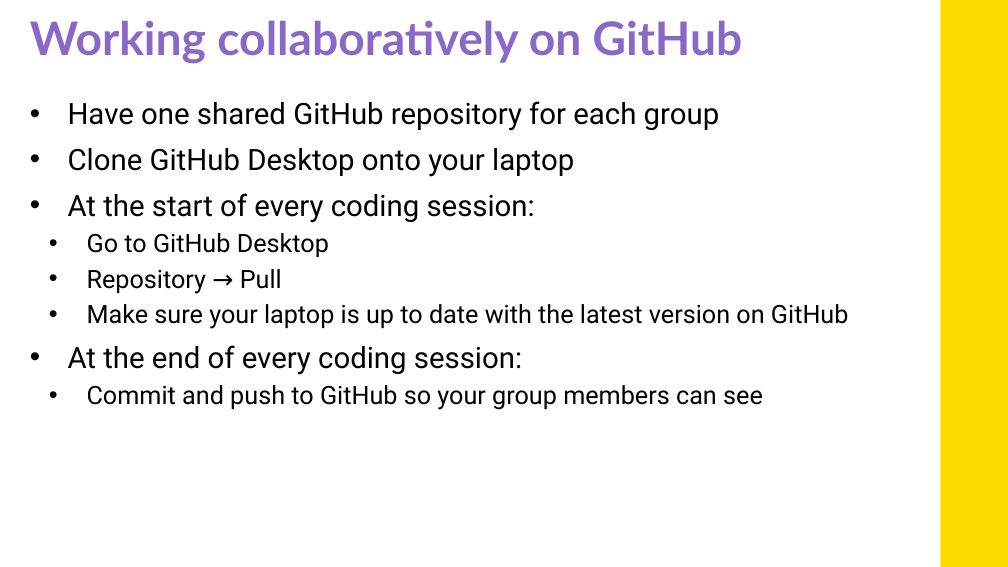
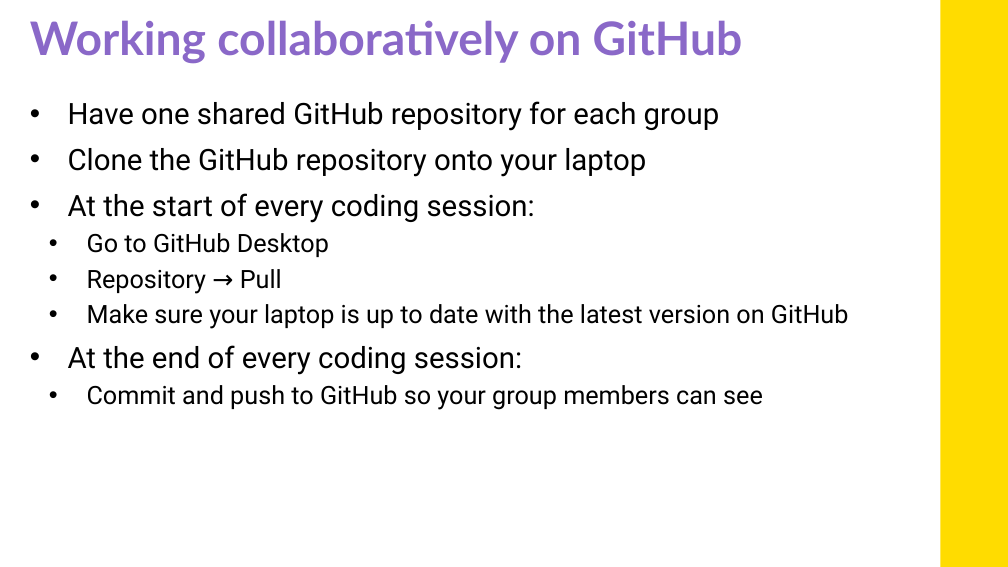
Before and after one commit to mithebell/PHYS3116_2026T3, a slide deck: slide 12 of Week 1/wk1_PHYS3116_2026T3_spotted_python_slides.pptx (slide 14 before the commit). Drawn at 1008x567 pixels with LibreOffice and Linux fonts; fonts in the diff are those of the drawing; background and template pictures are left out. Boxes give left, top, right and bottom in pixels: in the first picture for what was removed or moved away, otherwise in the second. Text is boxed around its words. In the diff, an @@ line names an element or a change of style, - is before the commit and + after.

Commit message:
fixed typo in slides

```diff
--- a/Week 1/wk1_PHYS3116_2026T3_spotted_python_slides.pptx
+++ b/Week 1/wk1_PHYS3116_2026T3_spotted_python_slides.pptx
@@ text at [68,148,646,177]: text changed @@
-• Clone GitHub Desktop onto your laptop
+• Clone the GitHub repository onto your laptop
```
Also in this commit, not shown: 1 other slide changed, 2 slides removed, 1 other file.
